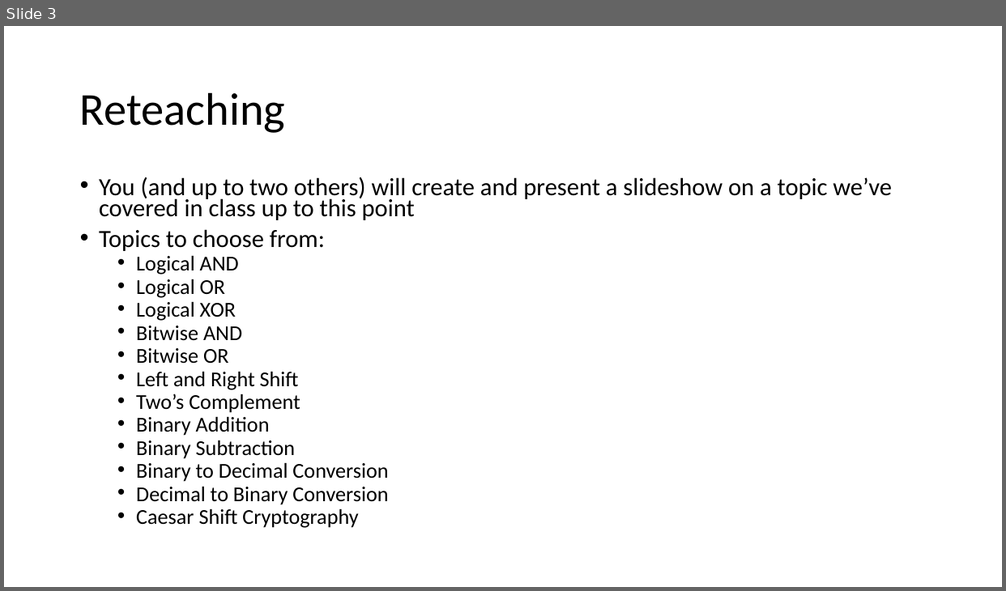
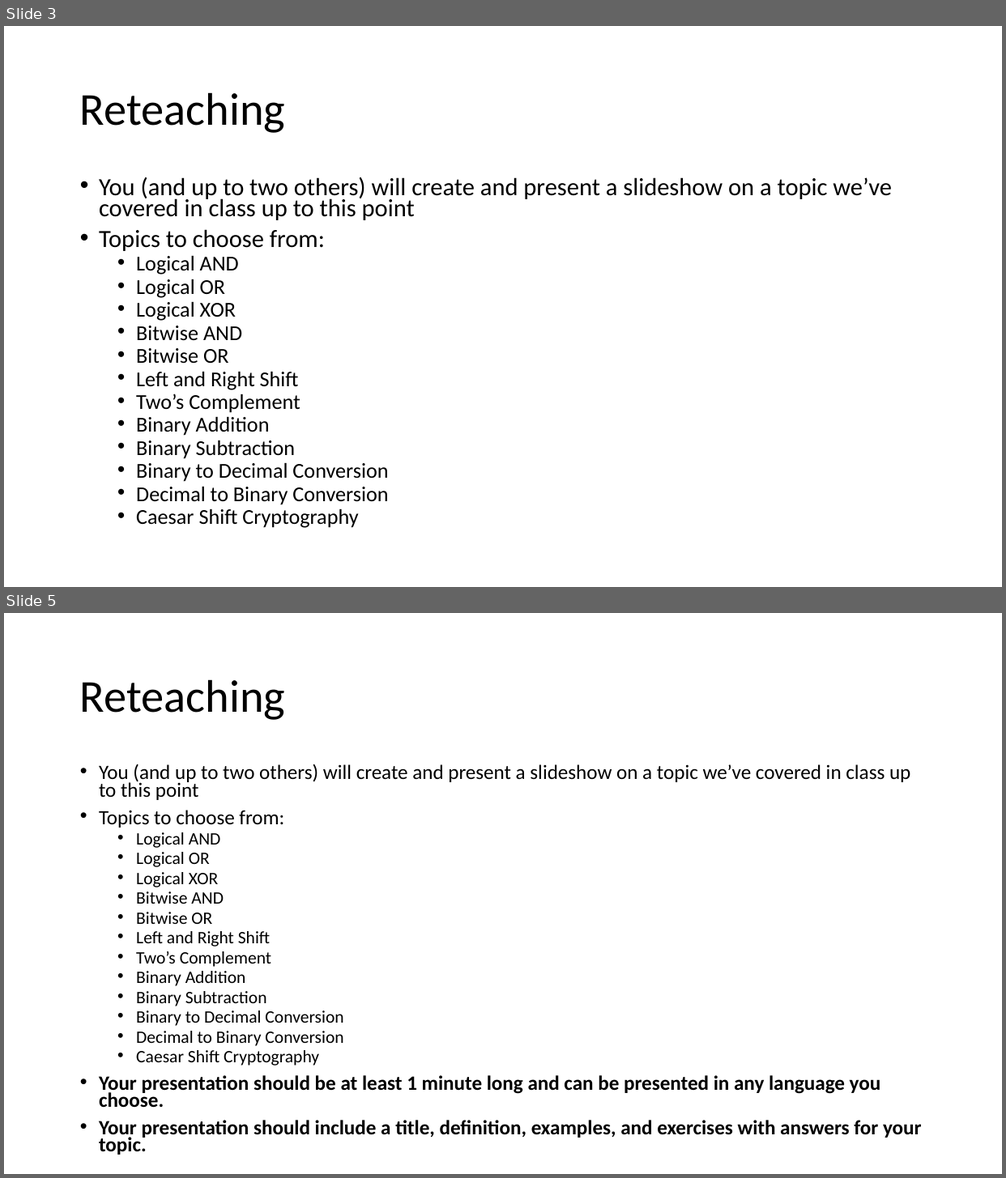
Before and after one commit to MrJoshGross/Course-Curricular-Material, a slide deck: wip/Project 1 - Fundamentals Reteach.pptx. Shown one above the other, each under a label of ours: slide 3 before the commit, slides 3 and 5 after it; the slides between them are not shown. The pictures are 1006x591 and 1006x1178 pixels, drawn with LibreOffice and Linux fonts; fonts in the diff are those of the drawing. Boxes give left, top, right and bottom in pixels: in the first picture for what was removed or moved away, otherwise in the second. Text is boxed around its words. In the diff, an @@ line names an element or a change of style, - is before the commit and + after.

Commit message:
Project 1 Work
finalized project description and created example

```diff
--- a/wip/Project 1 - Fundamentals Reteach.pptx
+++ b/wip/Project 1 - Fundamentals Reteach.pptx
@@ slide 5 added at (4, 613, 1002, 1174), background #FFFFFF @@
@@ title added at (80, 679, 285, 720), 44 pt, text #000000 @@
+Reteaching
@@ text added at (99, 764, 922, 1155), 19.6 pt, text #000000 @@
+• You (and up to two others) will create and present a slideshow on a topic we’ve covered in class up to this point
+• Topics to choose from:
+  • Logical AND
+  • Logical OR
+  • Logical XOR
+  • Bitwise AND
+  • Bitwise OR
+  • Left and Right Shift
+  • Two’s Complement
+  • Binary Addition
+  • Binary Subtraction
+  • Binary to Decimal Conversion
+  • Decimal to Binary Conversion
+  • Caesar Shift Cryptography
+• Your presentation should be at least 1 minute long and can be presented in any language you choose.
+• Your presentation should include a title, definition, examples, and exercises with answers for your topic.
```
Also in this commit, not shown: 1 slide changed, 1 other file.
